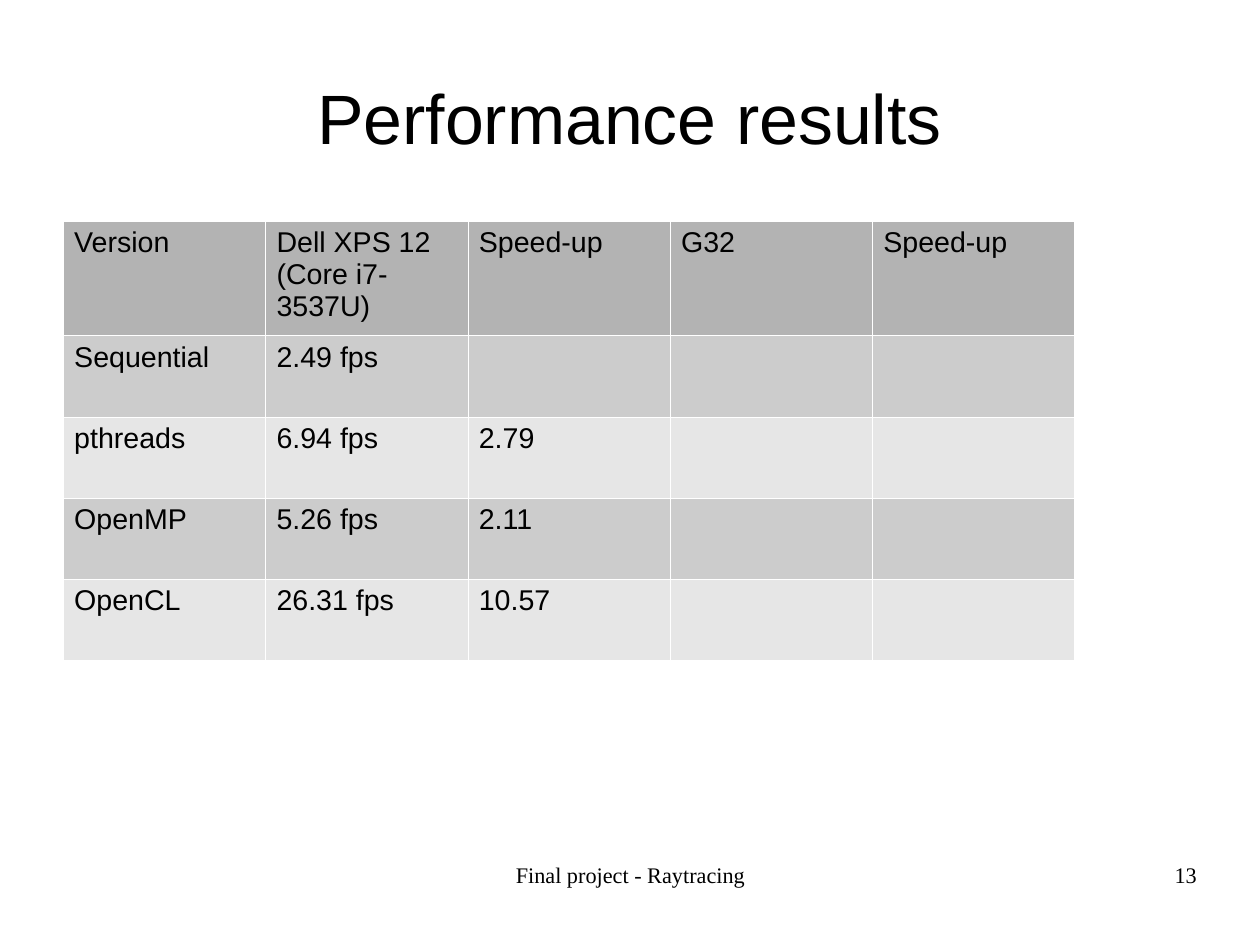
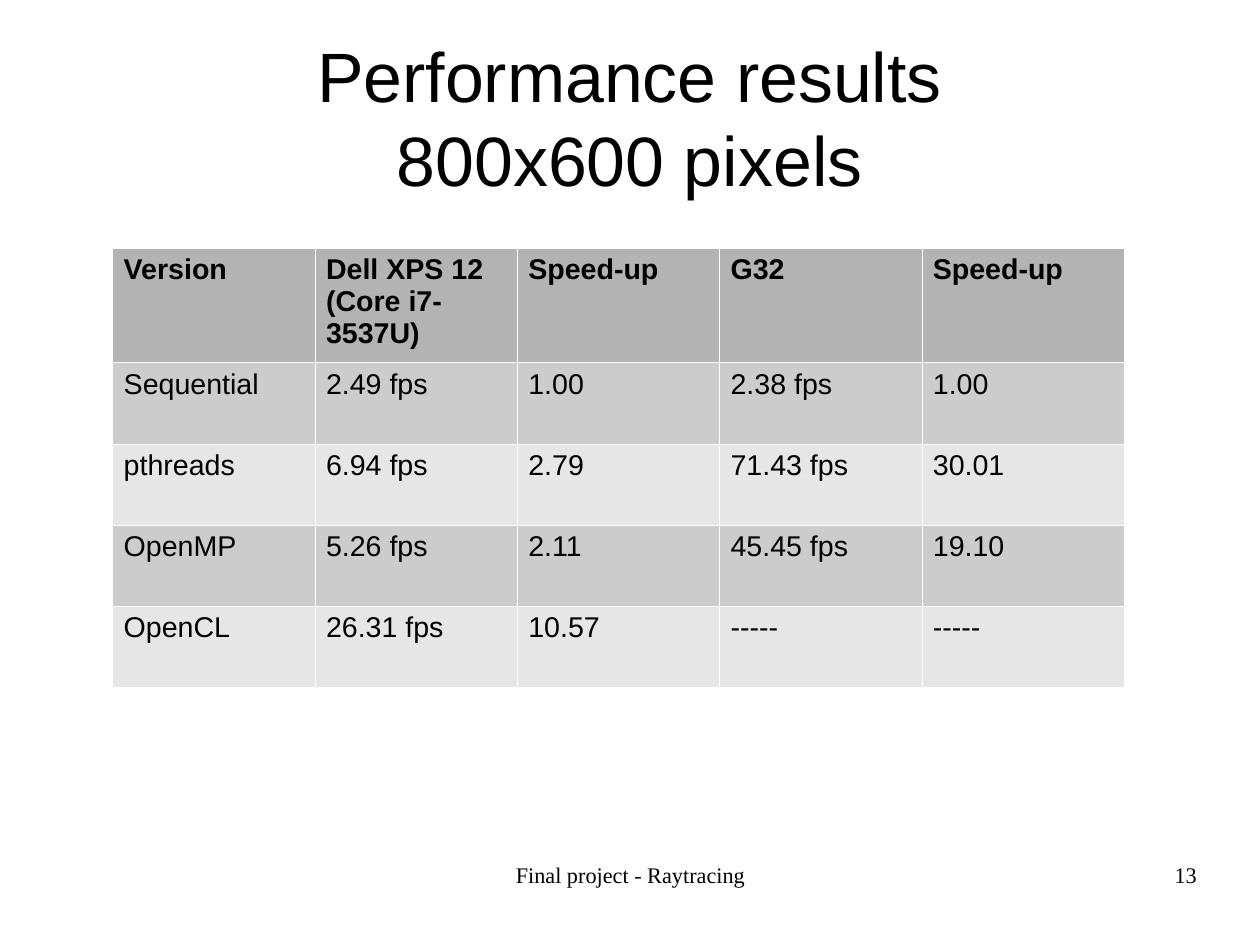
Before and after one commit to carstenbru/eece528_final, a slide deck: slide 13 of presentation/EECE528_project.odp. Drawn at 1260x945 pixels with LibreOffice and Linux fonts; fonts in the diff are those of the drawing. Boxes give left, top, right and bottom in pixels: in the first picture for what was removed or moved away, otherwise in the second. Text is boxed around its words. In the diff, an @@ line names an element or a change of style, - is before the commit and + after.

Commit message:
presentation

```diff
--- a/presentation/EECE528_project.odp
+++ b/presentation/EECE528_project.odp
@@ title at box(317, 51, 942, 199): text changed @@
-Performance results
+Performance results
+800x600 pixels
@@ table at box(112, 248, 1124, 681) @@
-row 2: Sequential | 2.49 fps |  |  | 
+row 2: Sequential | 2.49 fps | 1.00 | 2.38 fps | 1.00
-row 3, column 4: 
+row 3, column 4: 71.43 fps
-row 3, column 5: 
+row 3, column 5: 30.01
-row 4, column 4: 
+row 4, column 4: 45.45 fps
-row 4, column 5: 
+row 4, column 5: 19.10
-row 5, column 4: 
+row 5, column 4: -----
-row 5, column 5: 
+row 5, column 5: -----
@@ bold on in "Version", "Dell XPS 12", "(Core i7-3537U)", "Speed-up" and 2 more places @@
@@ table: place and size @@
-table at box(63, 221, 1075, 654)
+table at box(112, 248, 1124, 681)
```
Also in this commit, not shown: 11 other slides changed, 5 other files.
